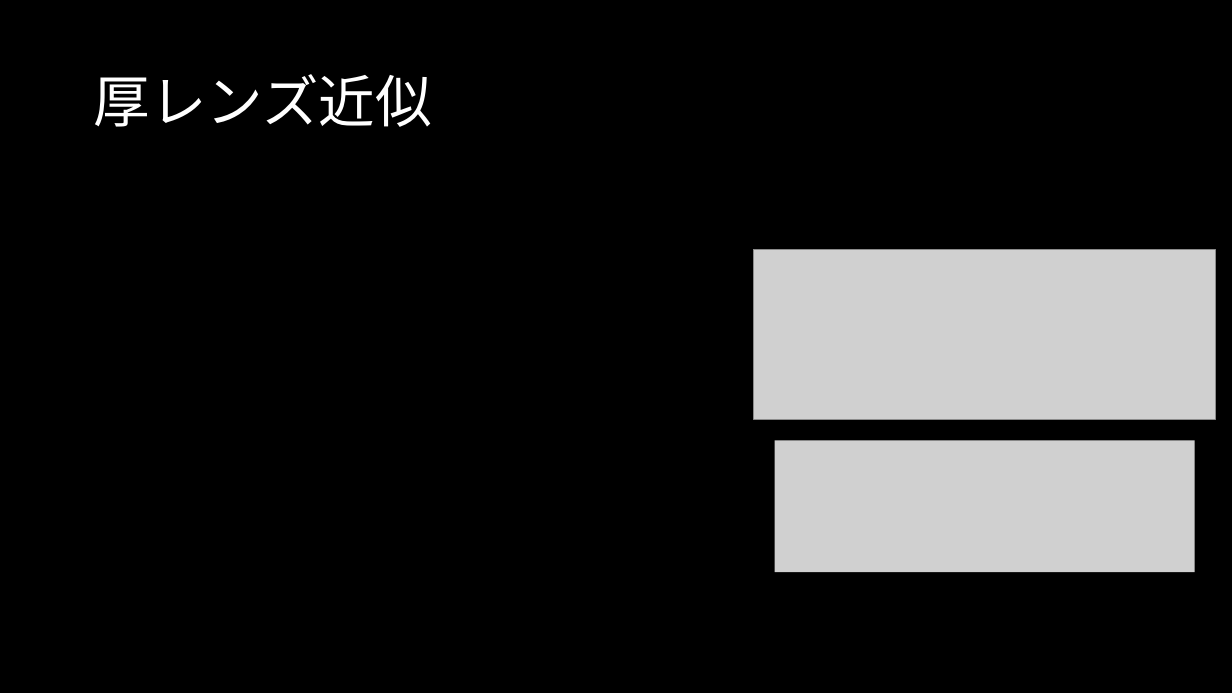
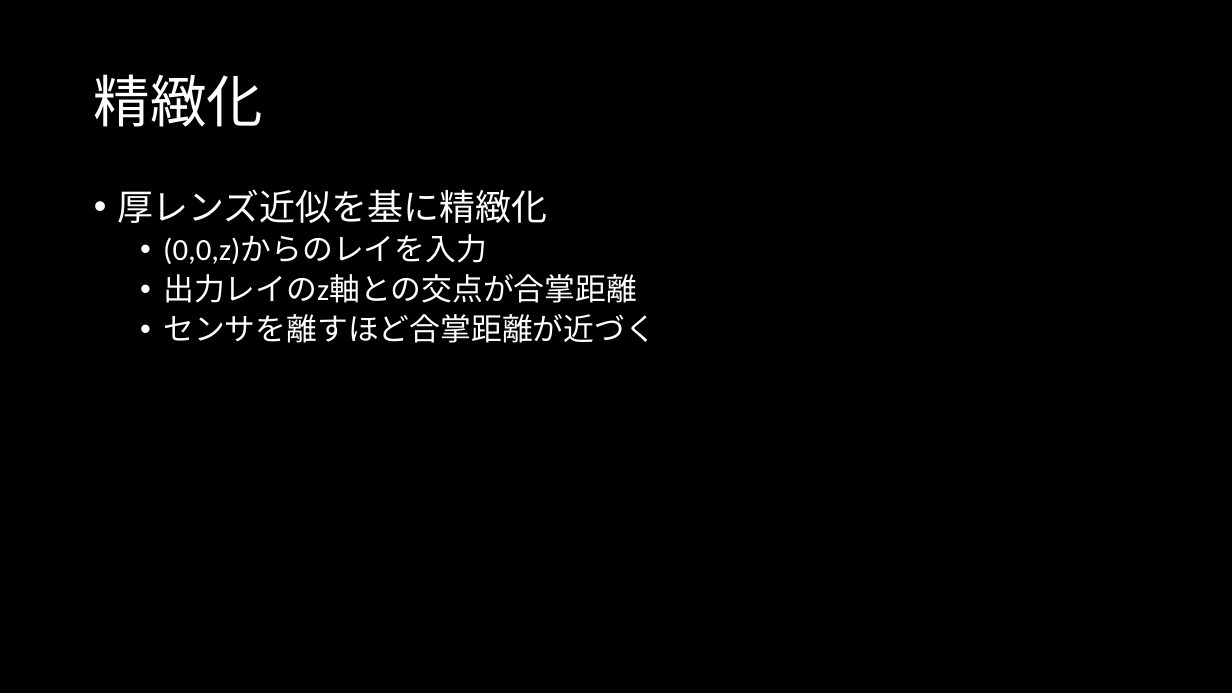
Before and after one commit to s141044/private, a slide deck: slide 4 of memo/Realistic Camera.pptx (slide 2 before the commit). Drawn at 1232x693 pixels with LibreOffice and Linux fonts; fonts in the diff are those of the drawing; grey boxes stand for pictures. Boxes give left, top, right and bottom in pixels: in the first picture for what was removed or moved away, otherwise in the second. Text is boxed around its words. In the diff, an @@ line names an element or a change of style, - is before the commit and + after.

```diff
--- a/memo/Realistic Camera.pptx
+++ b/memo/Realistic Camera.pptx
@@ title at [94,74,263,127]: text changed @@
-厚レンズ近似
+精緻化
@@ text added at [117,189,656,343], 24 pt, text #FFFFFF @@
+• 厚レンズ近似を基に精緻化
+  • (0,0,z)からのレイを入力
+  • 出力レイのz軸との交点が合掌距離
+  • センサを離すほど合掌距離が近づく
@@ picture removed at [754,250,1216,419] @@
@@ picture removed at [775,441,1195,572] @@
```
Also in this commit, not shown: 1 other slide changed, 8 slides added, 9 other files.
